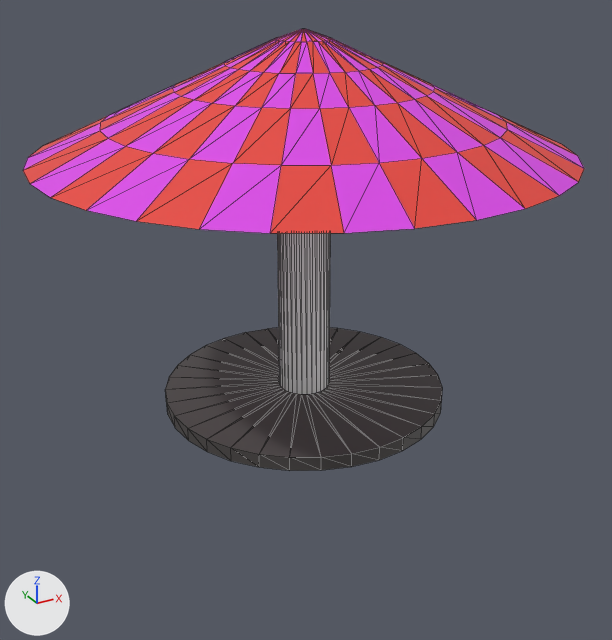
One commit to the glTF model TP.glb: the scene before it, then after it.
Before and after are seen from a 50 mm lens placed at (-13.9, -28.3, 20.8), pointed at (4.0, 4.1, 4.6). Arrows for +X, +Y and +Z are at lower left; the lights stay in place. Mesh edges are drawn as thin lines. Where no turn or scale is listed for an object, it has been applied to the vertices.
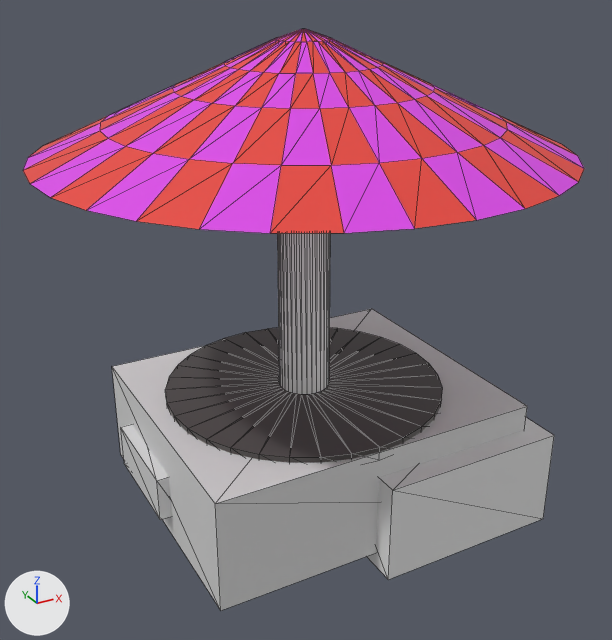
What the commit changed:
Material 'Material.009' (mat_material_009) is new.
Its base color is (0.692, 0.692, 0.692) (light grey #d9d9d9).
Mesh me_cube_004 is new.
It is a box spanning x -4.77..-3.73, y -0.7..4.66, z -0.7..1.48.
It uses material mat_material_009 (light grey #d9d9d9).
Mesh me_cube_002 is new.
It is a box spanning x -6.9..2.44, y -2.44..2.44, z -2.44..2.44.
Mesh me_cube_001 is new.
It is a box spanning x -7.9..8.3, y -6.5..7.2, z -1.1..4.4.
It uses material mat_material_009 (light grey #d9d9d9).
Object 'Cube.003' (ob_cube_003) is new; it shows me_cube_004.
Its location is (0.63, 4.14, -2.93).
Object 'Cube.001' (ob_cube_001) is new; it shows me_cube_002.
Its location is (11.11, -0.78, -3.14).
Object 'Cube' (ob_cube) is new; it shows me_cube_001.
Its location is (4.33, 4.31, -3.74).

Where the change shows, as pixel boxes [x1, y1, x2, y2] in the pictures (612 x 640 px):
'Cube', added
    after: [112, 309, 527, 611]
'Cube.001', added
    after: [367, 417, 554, 580]
'Cube.003', added
    after: [121, 424, 172, 520]
